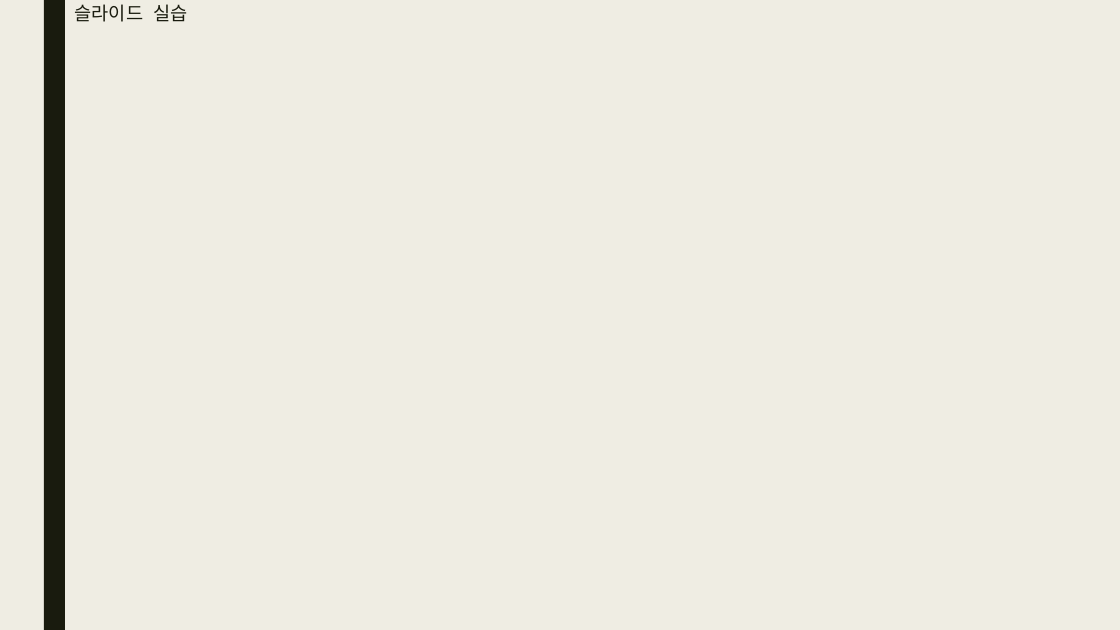
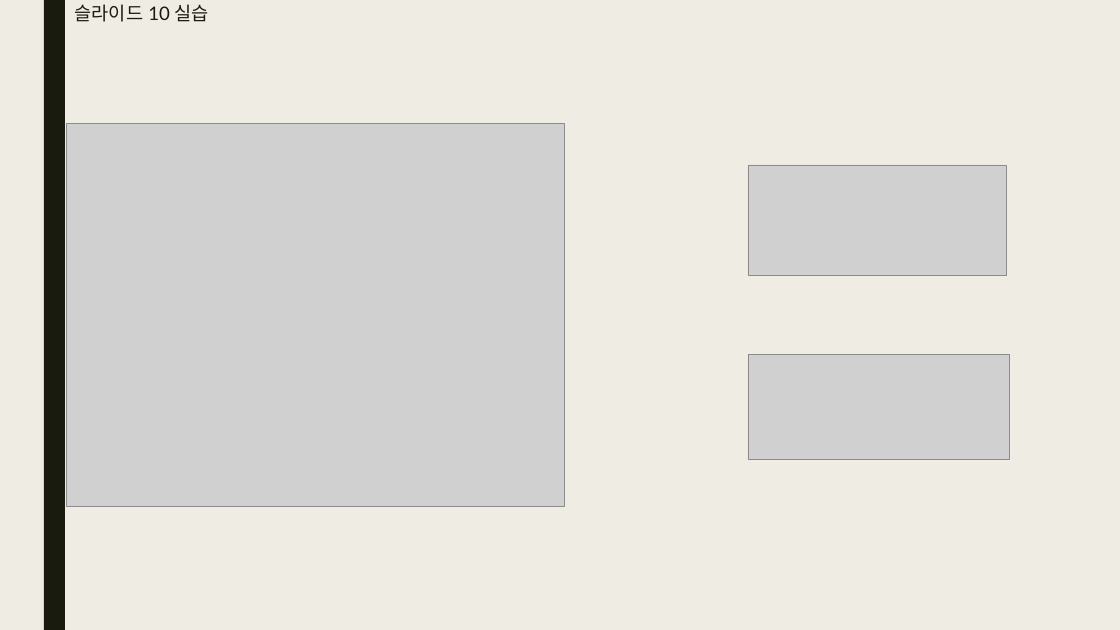
Before and after one commit to bino0130/politec-frontend, a slide deck: slide 5 of 기업업무 과제/기업업무 2강 과제(JavaScript 2) 남정현.pptx (slide 8 before the commit). Drawn at 1120x630 pixels with LibreOffice and Linux fonts; fonts in the diff are those of the drawing; grey boxes stand for pictures. Boxes give left, top, right and bottom in pixels: in the first picture for what was removed or moved away, otherwise in the second. Text is boxed around its words. In the diff, an @@ line names an element or a change of style, - is before the commit and + after.

```diff
--- a/기업업무 과제/기업업무 2강 과제(JavaScript 2) 남정현.pptx
+++ b/기업업무 과제/기업업무 2강 과제(JavaScript 2) 남정현.pptx
@@ title at box(75, 4, 209, 22): text changed @@
-슬라이드 실습
+슬라이드 10 실습
@@ picture added at box(66, 124, 565, 506) @@
@@ picture added at box(748, 165, 1007, 276) @@
@@ picture added at box(748, 355, 1010, 460) @@
```
Also in this commit, not shown: 12 other slides changed, 9 slides removed.
